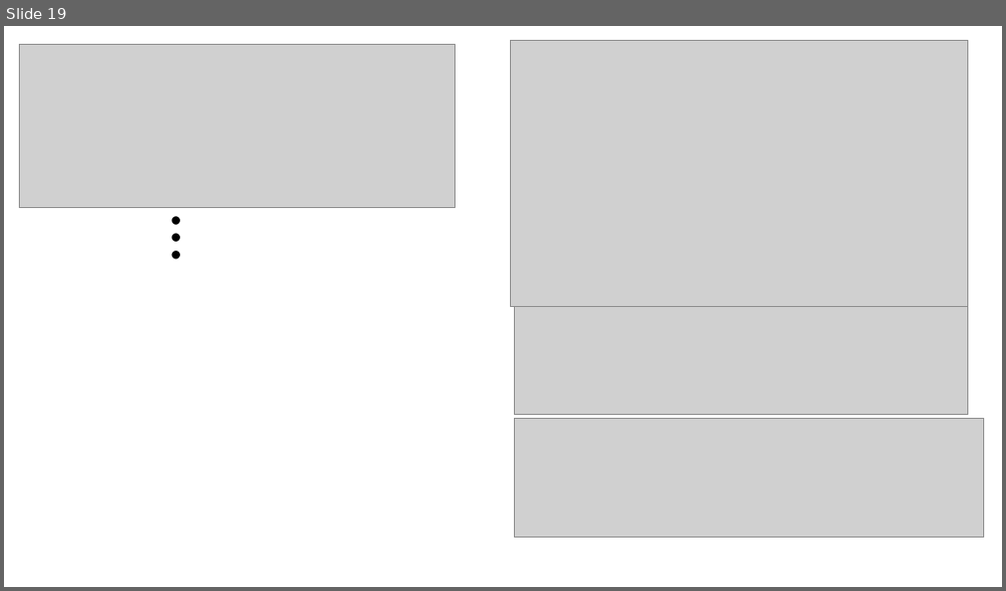
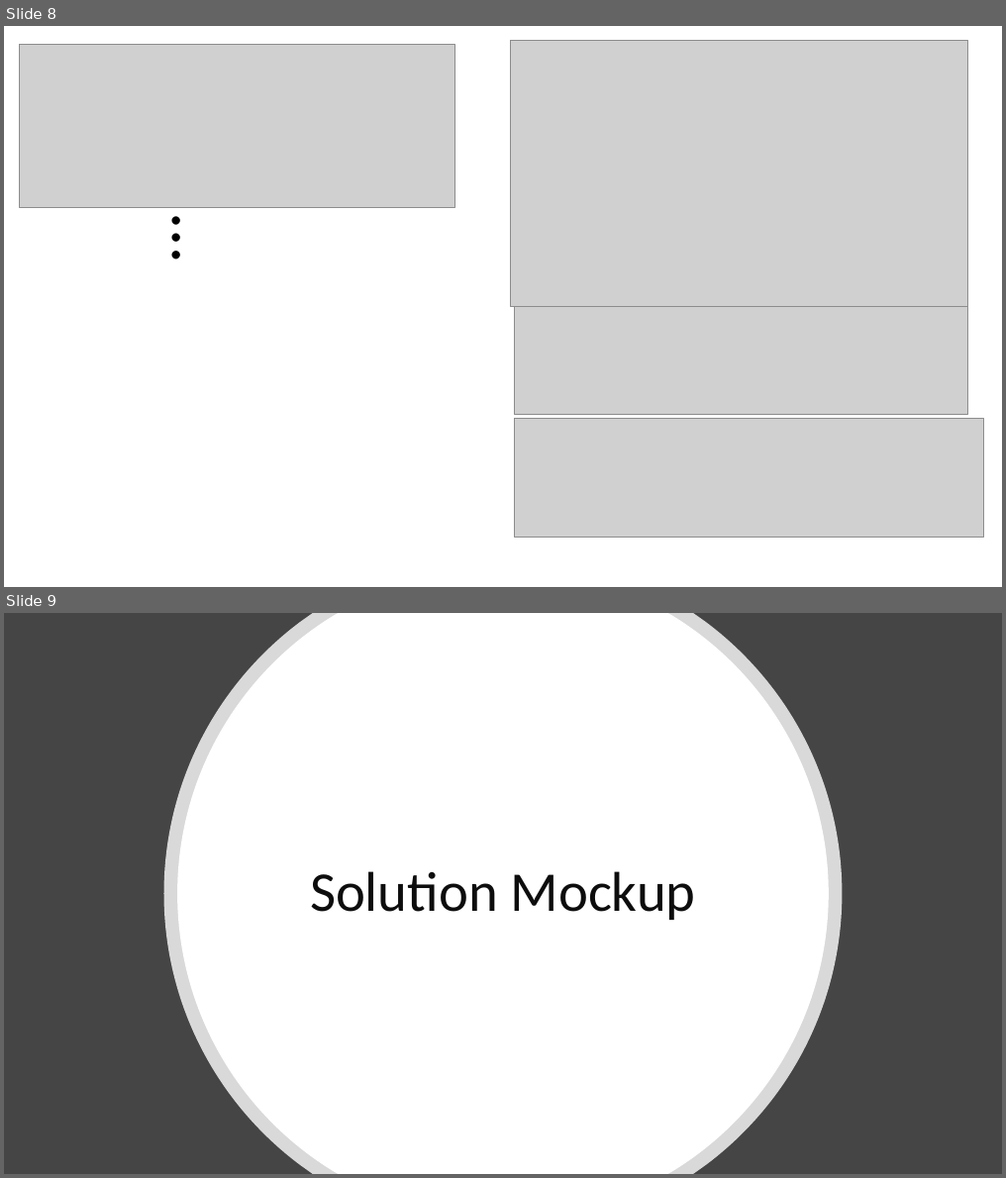
Before and after one commit to RoiTief/Exam-Management-System, a slide deck: docs/Proof of concept presentation.pptx. Shown one above the other, each under a label of ours: slide 19 before the commit, slides 8 and 9 after it. The pictures are 1006x591 and 1006x1178 pixels, drawn with LibreOffice and Linux fonts; fonts in the diff are those of the drawing; grey boxes stand for pictures. Boxes give left, top, right and bottom in pixels: in the first picture for what was removed or moved away, otherwise in the second. Text is boxed around its words. In the diff, an @@ line names an element or a change of style, - is before the commit and + after.

```diff
--- a/docs/Proof of concept presentation.pptx
+++ b/docs/Proof of concept presentation.pptx
@@ slide 9 added at (4,613,1002,1174), background #454545 @@
@@ freeform shape added at (164,613,843,1174), fill #FFFFFF at 80% opacity @@
@@ freeform shape added at (177,613,829,1174), fill #FFFFFF @@
@@ title added at (310,871,696,920), 54 pt, text #0D0D0D @@
+Solution Mockup
@@ what was slide 19 is now slide 8 @@
```
Also in this commit, not shown: 4 slides changed, 3 other slides added, 8 slides removed.
